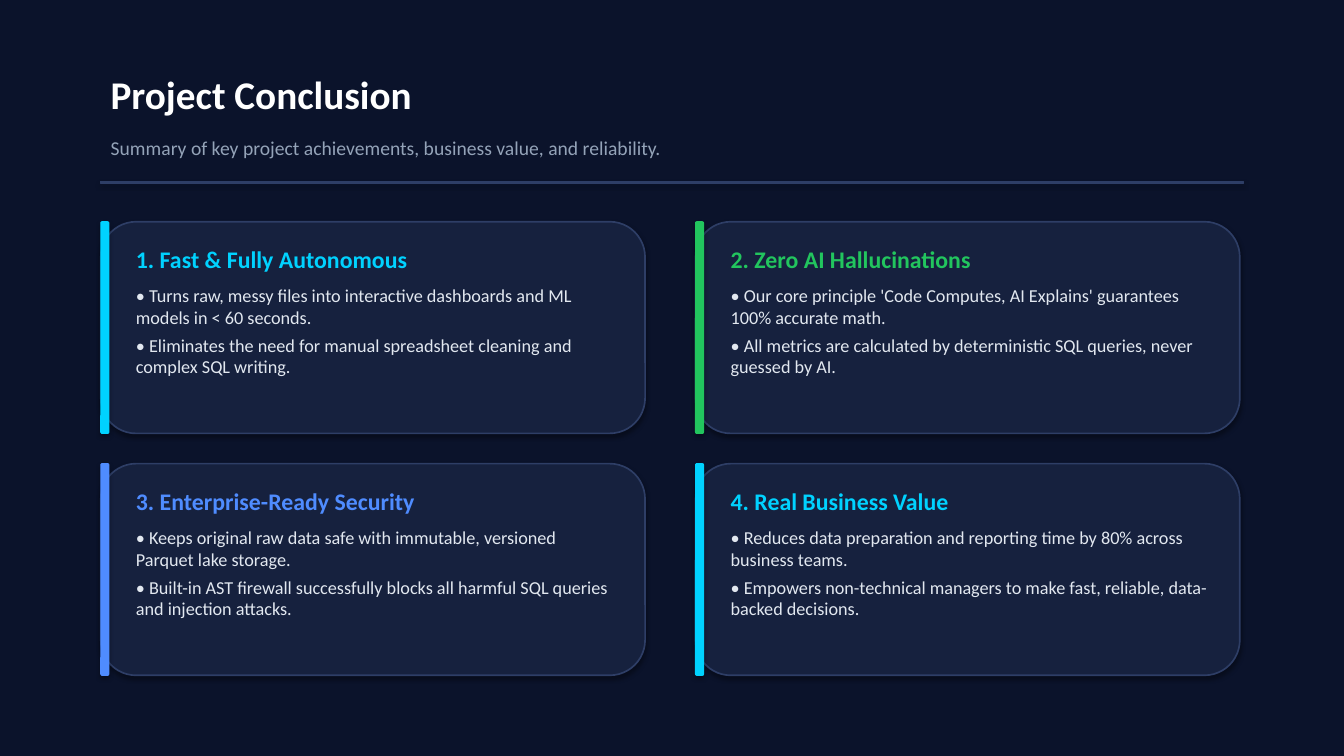
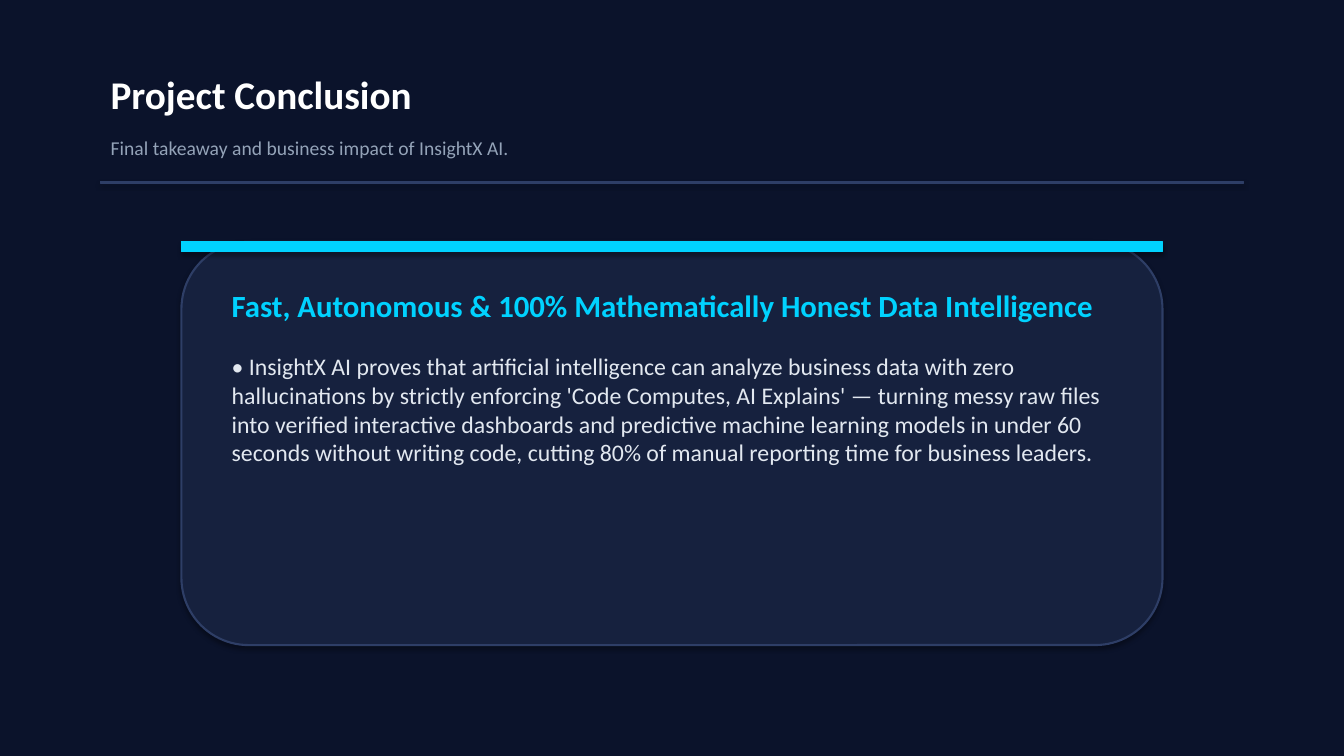
Before and after one commit to bommisettydattasaimanikanta/insightX-ai, a slide deck: slide 9 of InsightX_AI_Project_Presentation.pptx. Drawn at 1344x756 pixels with LibreOffice and Linux fonts; fonts in the diff are those of the drawing. Boxes give left, top, right and bottom in pixels: in the first picture for what was removed or moved away, otherwise in the second. Text is boxed around its words. In the diff, an @@ line names an element or a change of style, - is before the commit and + after.

Commit message:
style: set 3 points per slide and single-point conclusion on slide 9

```diff
--- a/InsightX_AI_Project_Presentation.pptx
+++ b/InsightX_AI_Project_Presentation.pptx
@@ text at <box>111,141,508,159</box>: text changed @@
-Summary of key project achievements, business value, and reliability.
+Final takeaway and business impact of InsightX AI.
@@ rounded rectangle removed at <box>101,222,109,434</box> @@
@@ rounded rectangle removed at <box>696,222,1240,434</box> @@
@@ rounded rectangle removed at <box>696,222,704,434</box> @@
@@ rounded rectangle: place and size @@
-rounded rectangle at <box>101,222,645,434</box>
+rounded rectangle at <box>181,242,1163,645</box>
@@ rounded rectangle at <box>181,242,1163,645</box>: outline #2E3E66 1.2 pt to #2E3E66 1.5 pt @@
@@ rectangle added at <box>181,242,1163,252</box>, fill #00D2FF, outline #00D2FF 0.75 pt @@
@@ text removed at <box>731,251,1193,376</box> @@
-2. Zero AI Hallucinations
-• Our core principle 'Code Computes, AI Explains' guarantees 100% accurate math.
-• All metrics are calculated by deterministic SQL queries, never guessed by AI.
@@ text at <box>232,295,1100,465</box>: text changed; size 13 to 17 pt @@
-1. Fast & Fully Autonomous
-• Turns raw, messy files into interactive dashboards and ML models in < 60 seconds.
-• Eliminates the need for manual spreadsheet cleaning and complex SQL writing.
+Fast, Autonomous & 100% Mathematically Honest Data Intelligence
+• InsightX AI proves that artificial intelligence can analyze business data with zero hallucinations by strictly enforcing 'Code Computes, AI Explains' — turning messy raw files into verified interactive dashboards and predictive machine learning models in under 60 seconds without writing code, cutting 80% of manual reporting time for business leaders.
@@ rounded rectangle removed at <box>101,464,645,676</box> @@
@@ rounded rectangle removed at <box>101,464,109,676</box> @@
@@ rounded rectangle removed at <box>696,464,1240,676</box> @@
@@ rounded rectangle removed at <box>696,464,704,676</box> @@
@@ text removed at <box>136,493,608,618</box> @@
-3. Enterprise-Ready Security
-• Keeps original raw data safe with immutable, versioned Parquet lake storage.
-• Built-in AST firewall successfully blocks all harmful SQL queries and injection attacks.
@@ text removed at <box>731,493,1207,615</box> @@
-4. Real Business Value
-• Reduces data preparation and reporting time by 80% across business teams.
-• Empowers non-technical managers to make fast, reliable, data-backed decisions.
```
Also in this commit, not shown: 9 other slides changed, 2 other files.
